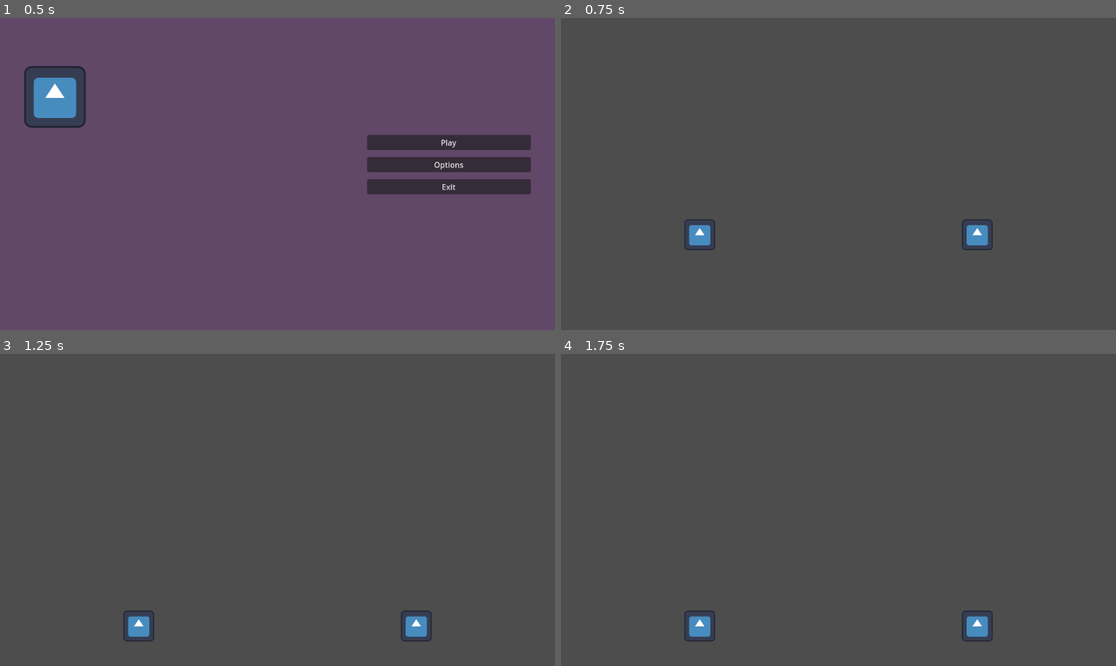
Above: before the commit, frames 1-4 (two rows, left to right).
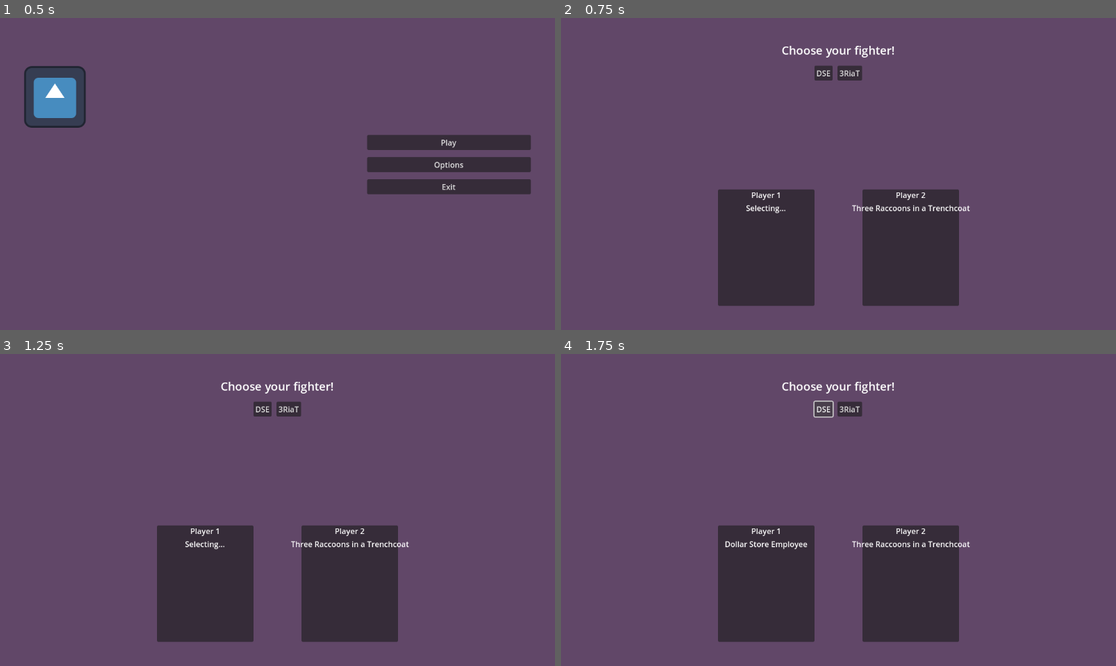
Above: after the commit, the same moments.

Repository: VitaminTussle/absurd-fighting-game
Game: Godot game, scene res://main.tscn
Same seed, same stepped clock (60 frames per second), same inputs: the game is played once before the commit and once after it. The engine's default icon, where the game draws it, is replaced by a stand-in: a white triangle on a blue panel in a dark square.
Inputs (mouse positions are in pixels of both pictures, inside the frame that each line leads up to):
- Up to frame 1 (0.5 s): no input
- Up to frame 2 (0.75 s): click "Play" at 0.5 s
- Up to frame 3 (1.25 s): no input
- Up to frame 4 (1.75 s): click (821, 410) at 1.25 s, where only the run after the commit has a clickable "DSE"

Frame 1 is identical in both runs. In frame 2, 100% of the frame differs, in the area x 0-100%, y 0-100%; in frame 3, 100%; in frame 4, 100%.

Commit message:
added character select

Diff:
--- a/arena/arena.gd
+++ b/arena/arena.gd
@@ -2,11 +2,14 @@
 
 signal quit_to_menu
 
+const Fighters = ChooseFighterInfo.Fighters
 const CAMERA_X_LIMIT = 1000
 
 @onready var player_1: FighterControlBase
 @onready var player_2: FighterControlBase
 
+var p1_choice: Fighters = -1
+var p2_choice: Fighters = -1
 var p1_hp := 100.0
 var p2_hp := 100.0
 
@@ -14,14 +17,14 @@
 
 func _ready():
 	var vp_size = get_viewport().size
-	player_1 = preload("res://fighters/dollar_store_employee/dollar_store_employee.tscn").instantiate()
+	player_1 = ChooseFighterInfo.enum_to_node(p1_choice)
 	player_1.player_number = 1
 	player_1.position.x = vp_size.x / 4
 	player_1.position.y = vp_size.y * 2 / 3
 	player_1.x_limit = CAMERA_X_LIMIT
 	player_1.deal_damage.connect(_deal_damage)
 	add_child(player_1)
-	player_2 = preload("res://fighters/three_raccoons_in_a_trenchcoat/three_raccoons_in_a_trenchcoat.tscn").instantiate()
+	player_2 = ChooseFighterInfo.enum_to_node(p2_choice)
 	player_2.player_number = 2
 	player_2.position.x = vp_size.x * 3 / 4
 	player_2.position.y = vp_size.y * 2 / 3
--- /dev/null
+++ b/globals/choose_fighter_info.gd
@@ -0,0 +1,15 @@
+class_name ChooseFighterInfo
+
+enum Fighters {
+	DOLLAR_STORE_EMPLOYEE,
+	THREE_RACCOONS_IN_A_TRENCHCOAT
+}
+
+static func enum_to_node(fighter: Fighters):
+	match fighter:
+		Fighters.DOLLAR_STORE_EMPLOYEE:
+			return preload("res://fighters/dollar_store_employee/dollar_store_employee.tscn").instantiate()
+		Fighters.THREE_RACCOONS_IN_A_TRENCHCOAT:
+			return preload("res://fighters/three_raccoons_in_a_trenchcoat/three_raccoons_in_a_trenchcoat.tscn").instantiate()
+		_:
+			return null
--- a/main.gd
+++ b/main.gd
@@ -1,6 +1,7 @@
 extends Node2D
 
 @onready var main_menu = %MainMenu
+@onready var choose_fighter_menu = %ChooseYourFighterMenu
 
 var arena_preload = null
 var arena: Arena = null
@@ -9,12 +10,25 @@
 	arena_preload = preload("res://arena/arena.tscn")
 
 func _on_arena_quit():
-	main_menu.visible = true
+	main_menu.visible = false
+	choose_fighter_menu.visible = true
 	remove_child(arena)
 	arena = null
 
 func _on_main_menu_play():
 	main_menu.visible = false
-	arena = arena_preload.instantiate()
-	arena.quit_to_menu.connect(_on_arena_quit)
-	add_child(arena)
+	choose_fighter_menu.visible = true
+
+func _on_choose_your_fighter_menu_start(p1_choice, p2_choice):
+	if choose_fighter_menu.visible:
+		main_menu.visible = false
+		choose_fighter_menu.visible = false
+		arena = arena_preload.instantiate()
+		arena.quit_to_menu.connect(_on_arena_quit)
+		arena.p1_choice = p1_choice
+		arena.p2_choice = p2_choice
+		add_child(arena)
+
+func _on_choose_your_fighter_menu_quit_to_menu():
+	main_menu.visible = true
+	choose_fighter_menu.visible = false
--- a/main.tscn
+++ b/main.tscn
@@ -1,7 +1,8 @@
-[gd_scene load_steps=3 format=3 uid="uid://o0lruklcvlia"]
+[gd_scene load_steps=4 format=3 uid="uid://o0lruklcvlia"]
 
 [ext_resource type="Script" path="res://main.gd" id="1_cs0tv"]
 [ext_resource type="PackedScene" uid="uid://ckipy4jxybhu3" path="res://menus/main_menu/main_menu.tscn" id="2_ivg8r"]
+[ext_resource type="PackedScene" uid="uid://ct3nmxxc87nol" path="res://menus/choose_your_fighter_menu/choose_your_fighter_menu.tscn" id="3_7yfq7"]
 
 [node name="Main" type="Node2D"]
 script = ExtResource("1_cs0tv")
@@ -11,4 +12,10 @@
 [node name="MainMenu" parent="CanvasLayer" instance=ExtResource("2_ivg8r")]
 unique_name_in_owner = true
 
+[node name="ChooseYourFighterMenu" parent="CanvasLayer" instance=ExtResource("3_7yfq7")]
+unique_name_in_owner = true
+visible = false
+
 [connection signal="play" from="CanvasLayer/MainMenu" to="." method="_on_main_menu_play"]
+[connection signal="quit_to_menu" from="CanvasLayer/ChooseYourFighterMenu" to="." method="_on_choose_your_fighter_menu_quit_to_menu"]
+[connection signal="start" from="CanvasLayer/ChooseYourFighterMenu" to="." method="_on_choose_your_fighter_menu_start"]
--- /dev/null
+++ b/menus/choose_your_fighter_menu/choose_your_fighter_menu.gd
@@ -0,0 +1,42 @@
+class_name ChooseYourFighterMenu extends Control
+
+const Fighters = ChooseFighterInfo.Fighters
+
+signal start(p1_choice: Fighters, p2_choice: Fighters)
+signal quit_to_menu
+
+var p1_choice: Fighters = -1
+var p2_choice: Fighters = Fighters.THREE_RACCOONS_IN_A_TRENCHCOAT
+
+# engine methods
+
+func _ready():
+	%P1CharacterLabel.text = _get_text_from_fighters_enum(p1_choice)
+	%P2CharacterLabel.text = _get_text_from_fighters_enum(p2_choice)
+
+func _process(_delta):
+	if Input.is_action_just_pressed("ui_accept") and p1_choice != -1 and p2_choice != -1:
+		start.emit(p1_choice, p2_choice)
+	if Input.is_action_just_pressed("ui_cancel"):
+		quit_to_menu.emit()
+
+# signal connections
+
+func _on_dollar_store_employee_button_pressed():
+	p1_choice = Fighters.DOLLAR_STORE_EMPLOYEE
+	%P1CharacterLabel.text = _get_text_from_fighters_enum(p1_choice)
+
+func _on_three_raccoons_in_a_trenchcoat_button_pressed():
+	p1_choice = Fighters.THREE_RACCOONS_IN_A_TRENCHCOAT
+	%P1CharacterLabel.text = _get_text_from_fighters_enum(p1_choice)
+
+# private utils methods
+
+func _get_text_from_fighters_enum(choice: Fighters):
+	match choice:
+		Fighters.DOLLAR_STORE_EMPLOYEE:
+			return "Dollar Store Employee"
+		Fighters.THREE_RACCOONS_IN_A_TRENCHCOAT:
+			return "Three Raccoons in a Trenchcoat"
+		_:
+			return "Selecting..."
--- /dev/null
+++ b/menus/choose_your_fighter_menu/choose_your_fighter_menu.tscn
@@ -0,0 +1,116 @@
+[gd_scene load_steps=3 format=3 uid="uid://ct3nmxxc87nol"]
+
+[ext_resource type="Script" path="res://menus/choose_your_fighter_menu/choose_your_fighter_menu.gd" id="1_ww1ig"]
+
+[sub_resource type="LabelSettings" id="LabelSettings_rfcfe"]
+font_size = 24
+
+[node name="ChooseYourFighterMenu" type="Control"]
+layout_mode = 3
+anchors_preset = 15
+anchor_right = 1.0
+anchor_bottom = 1.0
+grow_horizontal = 2
+grow_vertical = 2
+script = ExtResource("1_ww1ig")
+
+[node name="ColorRect" type="ColorRect" parent="."]
+layout_mode = 1
+anchors_preset = 15
+anchor_right = 1.0
+anchor_bottom = 1.0
+grow_horizontal = 2
+grow_vertical = 2
+color = Color(0.380392, 0.278431, 0.407843, 1)
+
+[node name="MarginContainer" type="MarginContainer" parent="ColorRect"]
+layout_mode = 1
+anchors_preset = 15
+anchor_right = 1.0
+anchor_bottom = 1.0
+grow_horizontal = 2
+grow_vertical = 2
+theme_override_constants/margin_left = 50
+theme_override_constants/margin_top = 50
+theme_override_constants/margin_right = 50
+theme_override_constants/margin_bottom = 50
+
+[node name="VBoxContainer" type="VBoxContainer" parent="ColorRect/MarginContainer"]
+layout_mode = 2
+theme_override_constants/separation = 15
+
+[node name="Label" type="Label" parent="ColorRect/MarginContainer/VBoxContainer"]
+layout_mode = 2
+text = "Choose your fighter!"
+label_settings = SubResource("LabelSettings_rfcfe")
+horizontal_alignment = 1
+vertical_alignment = 1
+
+[node name="GridContainer" type="GridContainer" parent="ColorRect/MarginContainer/VBoxContainer"]
+layout_mode = 2
+size_flags_horizontal = 4
+size_flags_vertical = 3
+theme_override_constants/h_separation = 10
+theme_override_constants/v_separation = 10
+columns = 6
+
+[node name="DollarStoreEmployeeButton" type="Button" parent="ColorRect/MarginContainer/VBoxContainer/GridContainer"]
+layout_mode = 2
+text = "DSE"
+
+[node name="ThreeRaccoonsInATrenchcoatButton" type="Button" parent="ColorRect/MarginContainer/VBoxContainer/GridContainer"]
+layout_mode = 2
+text = "3RiaT"
+
+[node name="HBoxContainer" type="HBoxContainer" parent="ColorRect/MarginContainer/VBoxContainer"]
+layout_mode = 2
+size_flags_vertical = 3
+theme_override_constants/separation = 100
+alignment = 1
+
+[node name="P1Panel" type="Panel" parent="ColorRect/MarginContainer/VBoxContainer/HBoxContainer"]
+custom_minimum_size = Vector2(200, 0)
+layout_mode = 2
+
+[node name="P1Container" type="VBoxContainer" parent="ColorRect/MarginContainer/VBoxContainer/HBoxContainer/P1Panel"]
+layout_mode = 1
+anchors_preset = 15
+anchor_right = 1.0
+anchor_bottom = 1.0
+grow_horizontal = 2
+grow_vertical = 2
+
+[node name="P1Label" type="Label" parent="ColorRect/MarginContainer/VBoxContainer/HBoxContainer/P1Panel/P1Container"]
+layout_mode = 2
+text = "Player 1"
+horizontal_alignment = 1
+
+[node name="P1CharacterLabel" type="Label" parent="ColorRect/MarginContainer/VBoxContainer/HBoxContainer/P1Panel/P1Container"]
+unique_name_in_owner = true
+layout_mode = 2
+horizontal_alignment = 1
+
+[node name="P2Panel" type="Panel" parent="ColorRect/MarginContainer/VBoxContainer/HBoxContainer"]
+custom_minimum_size = Vector2(200, 0)
+layout_mode = 2
+
+[node name="P2Container" type="VBoxContainer" parent="ColorRect/MarginContainer/VBoxContainer/HBoxContainer/P2Panel"]
+layout_mode = 1
+anchors_preset = 15
+anchor_right = 1.0
+anchor_bottom = 1.0
+grow_horizontal = 2
+grow_vertical = 2
+
+[node name="P2Label" type="Label" parent="ColorRect/MarginContainer/VBoxContainer/HBoxContainer/P2Panel/P2Container"]
+layout_mode = 2
+text = "Player 2"
+horizontal_alignment = 1
+
+[node name="P2CharacterLabel" type="Label" parent="ColorRect/MarginContainer/VBoxContainer/HBoxContainer/P2Panel/P2Container"]
+unique_name_in_owner = true
+layout_mode = 2
+horizontal_alignment = 1
+
+[connection signal="pressed" from="ColorRect/MarginContainer/VBoxContainer/GridContainer/DollarStoreEmployeeButton" to="." method="_on_dollar_store_employee_button_pressed"]
+[connection signal="pressed" from="ColorRect/MarginContainer/VBoxContainer/GridContainer/ThreeRaccoonsInATrenchcoatButton" to="." method="_on_three_raccoons_in_a_trenchcoat_button_pressed"]
